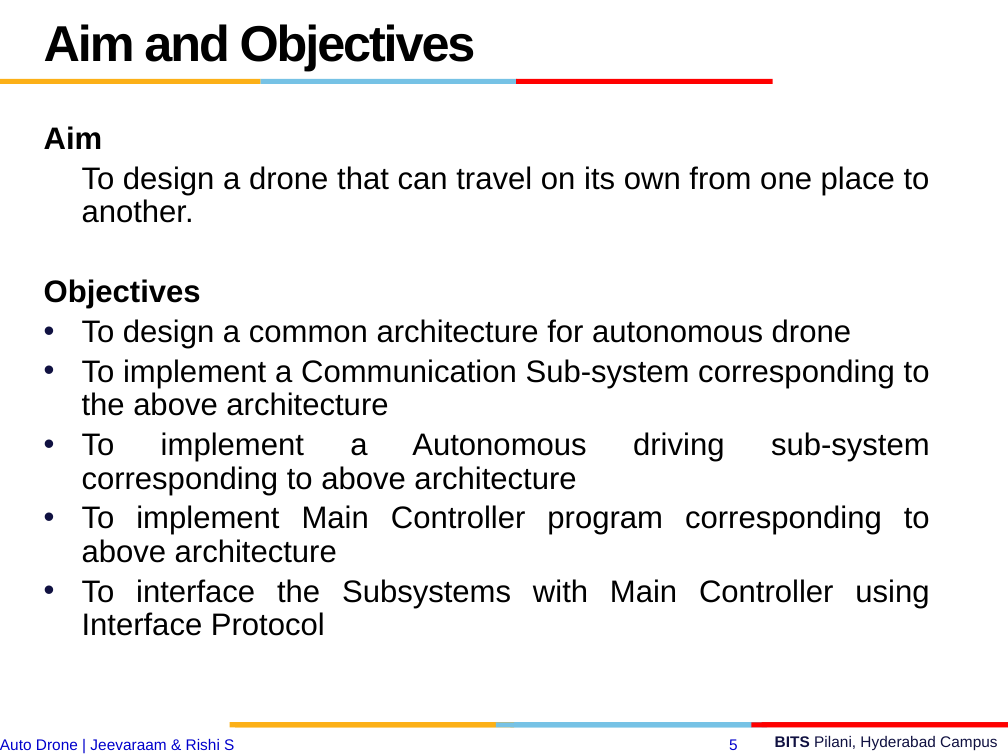
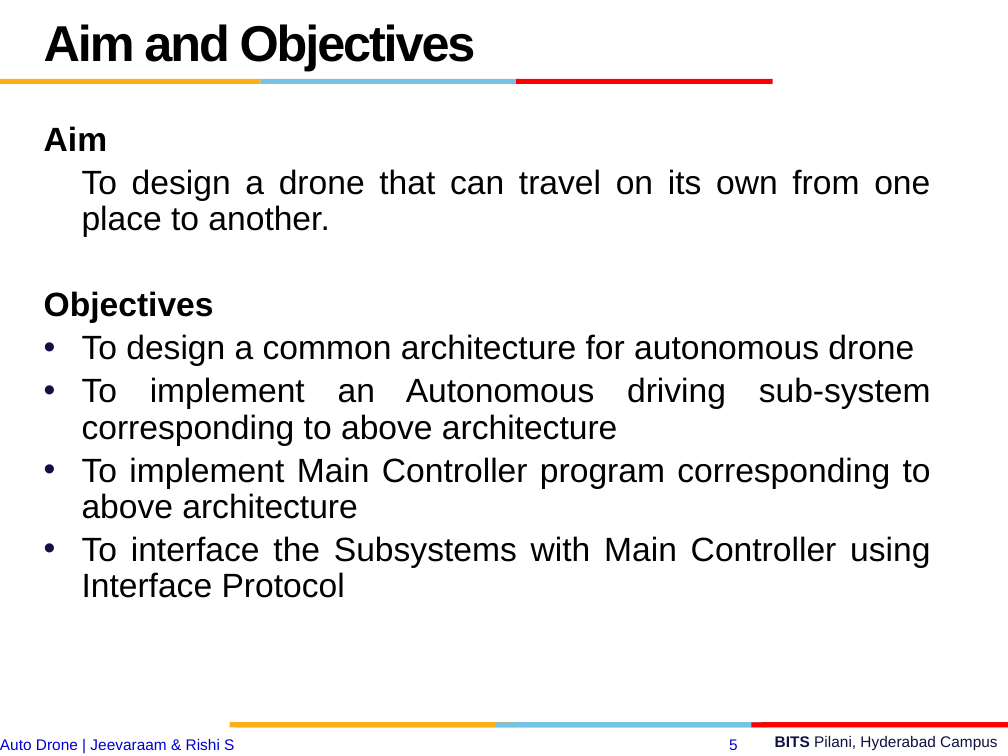
Before and after one commit to jeevaraam/AutoDrone, a slide deck: slide 5 of esd final.pptx. Drawn at 1008x756 pixels with LibreOffice and Linux fonts; fonts in the diff are those of the drawing; background and template pictures are left out. Boxes give left, top, right and bottom in pixels: in the first picture for what was removed or moved away, otherwise in the second. Text is boxed around its words. In the diff, an @@ line names an element or a change of style, - is before the commit and + after.

```diff
--- a/esd final.pptx
+++ b/esd final.pptx
@@ text at bbox=[44, 126, 931, 598]: size 22.2 to 24 pt in "Aim", "To design a drone that can travel ...", "Objectives", "To design a common architecture for autonomous ..." and 2 more places @@
@@ text at bbox=[82, 377, 931, 446]: text changed; size 22.2 to 24 pt @@
-• To implement a Communication Sub-system corresponding to the above architecture
-• To implement a Autonomous driving sub-system corresponding to above architecture
+• To implement an Autonomous driving sub-system corresponding to above architecture
```
Also in this commit, not shown: 4 other slides changed, 7 slides added, 1 other file.
